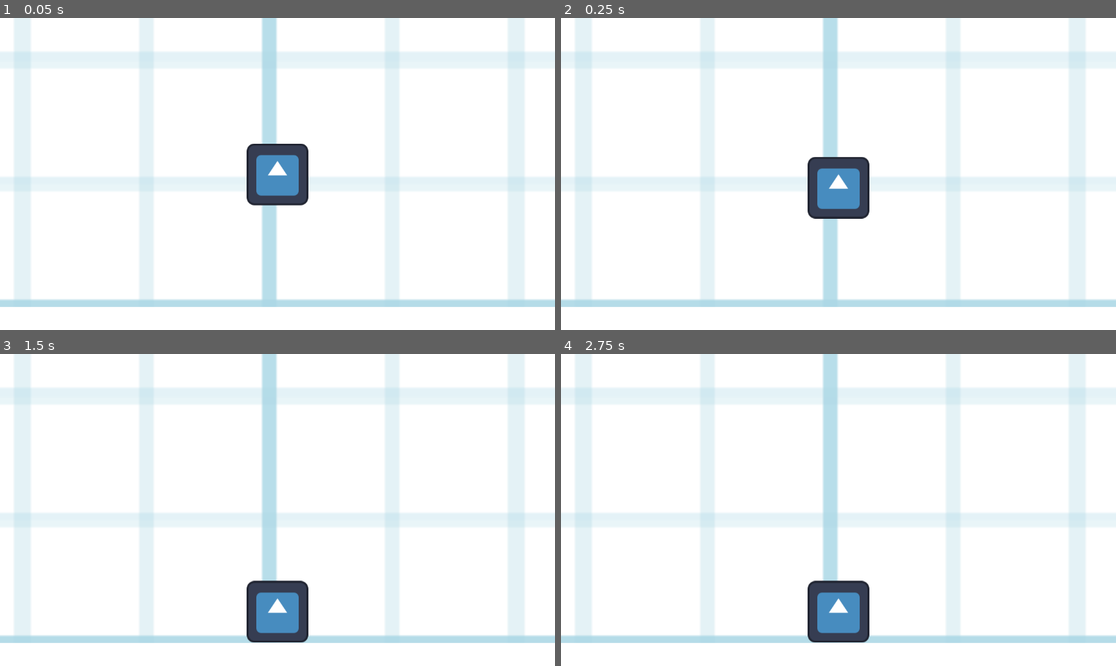
Above: before the commit, frames 1-4 (two rows, left to right).
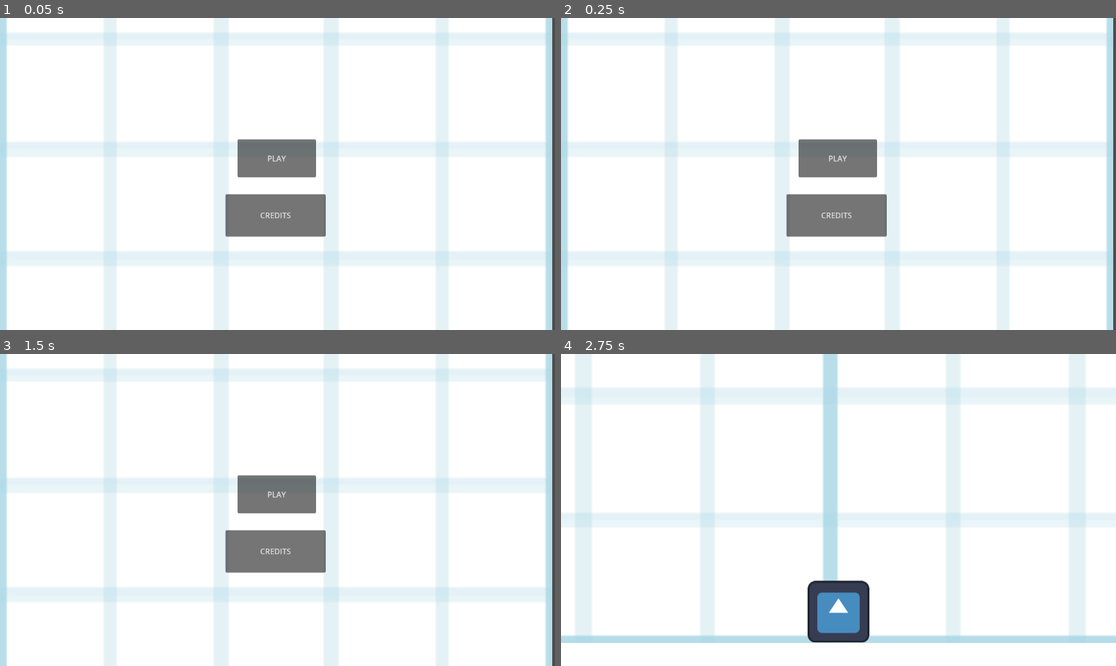
Above: after the commit, the same moments.

Repository: Mediocre-Mr-Fish/ECS179-Final-Project
Game: Godot game, scene res://menu.tscn
Two runs of this game, one before a commit and one after it. Both use one fixed random seed, a clock stepped at 60 frames per second and the inputs below. Before the commit the project starts from res://Level1.tscn. The engine's default icon, where the game draws it, is replaced by a stand-in: a white triangle on a blue panel in a dark square.
Inputs (mouse positions are in pixels of both pictures, inside the frame that each line leads up to):
- Up to frame 1 (0.05 s): no input
- Up to frame 2 (0.25 s): no input
- Up to frame 3 (1.5 s): click (277, 550) at 0.5 s, where only the run after the commit has a clickable "CREDITS"; click (277, 616) at 1.25 s, where only the run after the commit has a clickable "BACK"
- Up to frame 4 (2.75 s): click (838, 494) at 2 s, where only the run after the commit has a clickable "PLAY"

The runs differ from the first frame. In frame 1, 35% of the frame differs, in the area x 0-100%, y 0-100%; in frame 2, 35%; in frame 3, 36%; in frame 4, nothing differs.

Commit message:
menu/credit screens

Diff:
--- /dev/null
+++ b/puzzle-platformer-game-jam/changeSceneButton.gd
@@ -0,0 +1,8 @@
+extends Button
+
+@export var scenePath = "res://menu.tscn"
+
+
+func _on_pressed() -> void:
+	print(scenePath)
+	get_tree().change_scene_to_file(scenePath)
--- /dev/null
+++ b/puzzle-platformer-game-jam/credits.tscn
@@ -0,0 +1,33 @@
+[gd_scene load_steps=3 format=3 uid="uid://vqmpjhujx5ox"]
+
+[ext_resource type="Texture2D" uid="uid://jsvb13vlx2n3" path="res://grid.png" id="1_c1t8d"]
+[ext_resource type="Script" uid="uid://bnnf5nl8u4ts1" path="res://changeSceneButton.gd" id="2_g4wvt"]
+
+[node name="World" type="Node2D"]
+
+[node name="background" type="Sprite2D" parent="."]
+z_index = -1
+position = Vector2(573.25, 386.5)
+scale = Vector2(4.4746094, 4.4492188)
+texture = ExtResource("1_c1t8d")
+
+[node name="Credits" type="Label" parent="."]
+offset_left = 273.0
+offset_top = 137.0
+offset_right = 869.0
+offset_bottom = 437.0
+theme_override_colors/font_color = Color(0, 0, 0, 1)
+theme_override_font_sizes/font_size = 31
+text = "Blah Blah Blah "
+horizontal_alignment = 1
+vertical_alignment = 1
+
+[node name="mainmenu" type="Button" parent="."]
+offset_left = 512.0
+offset_top = 526.0
+offset_right = 632.0
+offset_bottom = 565.0
+text = "BACK"
+script = ExtResource("2_g4wvt")
+
+[connection signal="pressed" from="mainmenu" to="mainmenu" method="_on_pressed"]
--- /dev/null
+++ b/puzzle-platformer-game-jam/menu.tscn
@@ -0,0 +1,32 @@
+[gd_scene load_steps=3 format=3 uid="uid://dw8x0k1onny4s"]
+
+[ext_resource type="Texture2D" uid="uid://jsvb13vlx2n3" path="res://grid.png" id="1_lti8b"]
+[ext_resource type="Script" uid="uid://bnnf5nl8u4ts1" path="res://changeSceneButton.gd" id="2_ouk20"]
+
+[node name="World" type="Node2D"]
+
+[node name="background" type="Sprite2D" parent="."]
+position = Vector2(573.25, 386.5)
+scale = Vector2(4.4746094, 4.4492188)
+texture = ExtResource("1_lti8b")
+
+[node name="start" type="Button" parent="."]
+offset_left = 493.0
+offset_top = 252.0
+offset_right = 656.0
+offset_bottom = 331.0
+text = "PLAY"
+script = ExtResource("2_ouk20")
+scenePath = "res://Level1.tscn"
+
+[node name="credits" type="Button" parent="."]
+offset_left = 468.0
+offset_top = 366.0
+offset_right = 676.0
+offset_bottom = 454.0
+text = "CREDITS"
+script = ExtResource("2_ouk20")
+scenePath = "res://credits.tscn"
+
+[connection signal="pressed" from="start" to="start" method="_on_pressed"]
+[connection signal="pressed" from="credits" to="credits" method="_on_pressed"]
--- a/puzzle-platformer-game-jam/project.godot
+++ b/puzzle-platformer-game-jam/project.godot
@@ -11,7 +11,7 @@
 [application]
 
 config/name="PuzzlePlatformer_GameJam"
-run/main_scene="res://Level1.tscn"
+run/main_scene="uid://dw8x0k1onny4s"
 config/features=PackedStringArray("4.5", "GL Compatibility")
 config/icon="res://icon.svg"
 
Not shown, added: puzzle-platformer-game-jam/changeSceneButton.gd.uid
